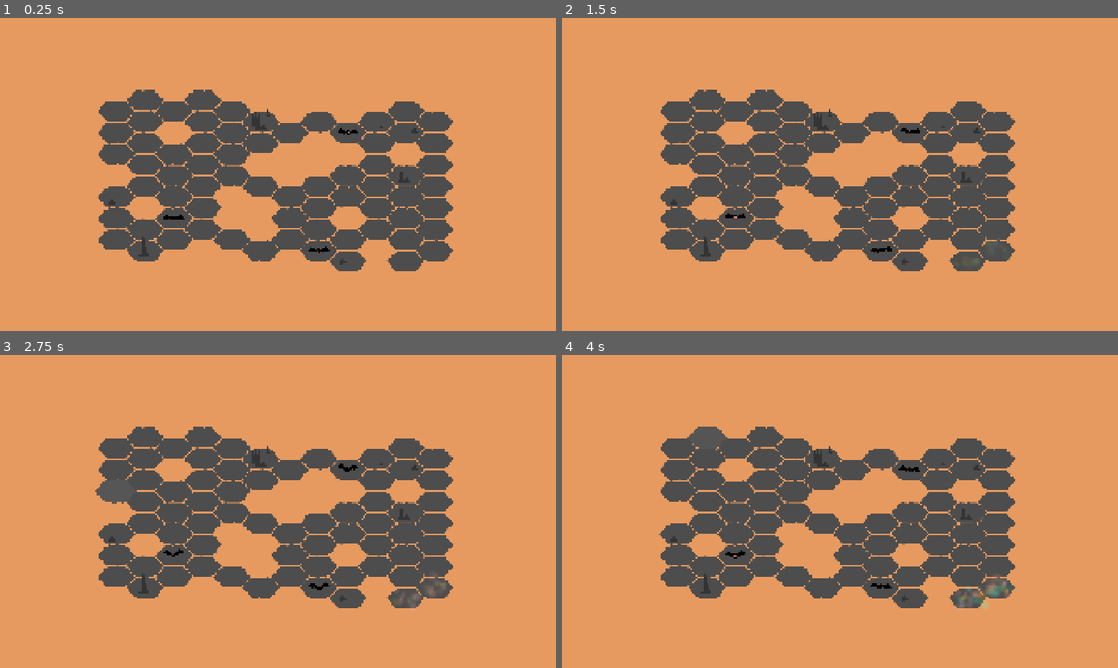
Above: before the commit, frames 1-4 (two rows, left to right).
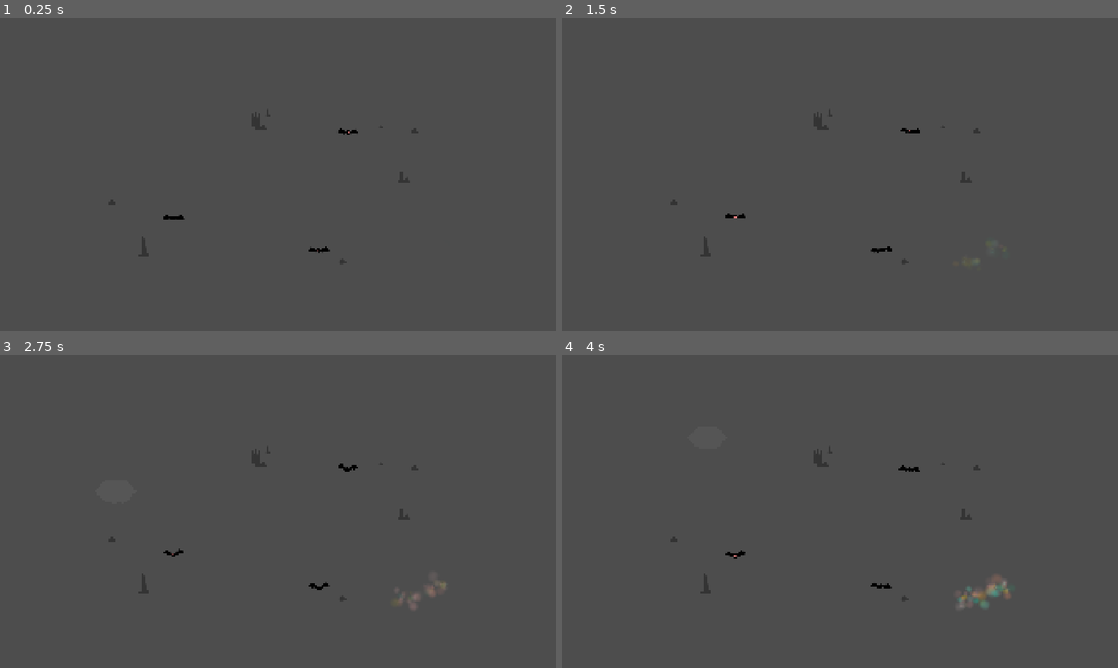
Above: after the commit, the same moments.

Repository: BananaBoyIsMe/Silent-Brew
Game: Godot game, scene res://scene/levels/level_4.tscn
Two runs of this game, one before a commit and one after it. Both use one fixed random seed, a clock stepped at 60 frames per second and the inputs below. This scene is started directly instead of the project's main scene.
Inputs (mouse positions are in pixels of both pictures, inside the frame that each line leads up to):
- Up to frame 1 (0.25 s): no input
- Up to frame 2 (1.5 s): tap Enter at 0.5 s; drag from (678, 111) to (678, 196) at 0.52 s; tap Space at 1.25 s; drag from (678, 133) to (678, 218) at 1.27 s
- Up to frame 3 (2.75 s): move the mouse to (116, 489) at 2.02 s; press the mouse at (116, 489) at 2.03 s; hold Right (ui_right) from 2.03 s (still down)
- Up to frame 4 (4 s): release Right (ui_right) at 2.75 s; release the mouse at (678, 489) at 2.75 s; tap Enter at 2.75 s; drag from (678, 533) to (706, 436) at 2.77 s; drag from (678, 555) to (706, 436) at 3.52 s

The runs differ from the first frame. In frame 1, 78% of the frame differs, in the area x 0-100%, y 0-100%; in frame 2, 78%; in frame 3, 78%; in frame 4, 78%.
Error in both runs: Attempt to call function 'gone_text' in base 'null instance' on a null instance. (res://script/level_4.gd:18)

Commit message:
edit final

Diff:
--- a/scene/encyclopedia/encyclopedia.tscn
+++ b/scene/encyclopedia/encyclopedia.tscn
@@ -1,7 +1,8 @@
-[gd_scene load_steps=6 format=3 uid="uid://bgqp6qw5jieci"]
+[gd_scene load_steps=7 format=3 uid="uid://bgqp6qw5jieci"]
 
 [ext_resource type="Texture2D" uid="uid://dvgc400wwgst6" path="res://sprite/map_ency_inven/sb_encyclopedia.png" id="1_ck5xi"]
 [ext_resource type="Script" uid="uid://d2gbajpfcpfon" path="res://script/encyclopedia.gd" id="1_rapip"]
+[ext_resource type="Texture2D" uid="uid://drb0xdauq288q" path="res://sprite/menu/sb_next_button.png" id="3_jr4cy"]
 
 [sub_resource type="StyleBoxEmpty" id="StyleBoxEmpty_1p4s7"]
 
@@ -36,7 +37,6 @@
 theme_override_styles/pressed = SubResource("StyleBoxEmpty_3m2vv")
 theme_override_styles/normal_mirrored = SubResource("StyleBoxEmpty_3m2vv")
 theme_override_styles/normal = SubResource("StyleBoxEmpty_3m2vv")
-text = "▲"
 
 [node name="right_bt" type="Button" parent="."]
 offset_left = 1332.0
@@ -56,7 +56,6 @@
 theme_override_styles/pressed = SubResource("StyleBoxEmpty_3m2vv")
 theme_override_styles/normal_mirrored = SubResource("StyleBoxEmpty_3m2vv")
 theme_override_styles/normal = SubResource("StyleBoxEmpty_3m2vv")
-text = "▲"
 
 [node name="pages" type="Label" parent="."]
 offset_left = 781.001
@@ -71,5 +70,16 @@
 
 [node name="Node2D" type="Node2D" parent="info"]
 
+[node name="SbNextButton" type="Sprite2D" parent="."]
+position = Vector2(692, 839)
+scale = Vector2(0.8, 0.444)
+texture = ExtResource("3_jr4cy")
+
+[node name="SbNextButton2" type="Sprite2D" parent="."]
+position = Vector2(1103, 843)
+rotation = 3.14159
+scale = Vector2(0.8, 0.444)
+texture = ExtResource("3_jr4cy")
+
 [connection signal="button_up" from="left_bt" to="." method="_on_left_bt_button_up"]
 [connection signal="button_up" from="right_bt" to="." method="_on_right_bt_button_up"]
--- a/scene/levels/level_4.tscn
+++ b/scene/levels/level_4.tscn
@@ -469,6 +469,7 @@
 [node name="bg" type="Node2D" parent="."]
 
 [node name="ColorRect" type="ColorRect" parent="bg"]
+visible = false
 modulate = Color(0.904297, 0.60418, 0.374435, 1)
 z_index = -10
 offset_left = -11219.0
Not shown, changed: silent_brew_web/Silent Brew.apple-touch-icon.png.import
Not shown, changed: silent_brew_web/Silent Brew.icon.png.import
Not shown, changed: silent_brew_web/Silent Brew.png.import
Not shown, changed: silent_brew_web/.DS_Store
Not shown, changed: silent_brew_web/Silent Brew.pck
Not shown, changed: silent_brew_web/index.html
